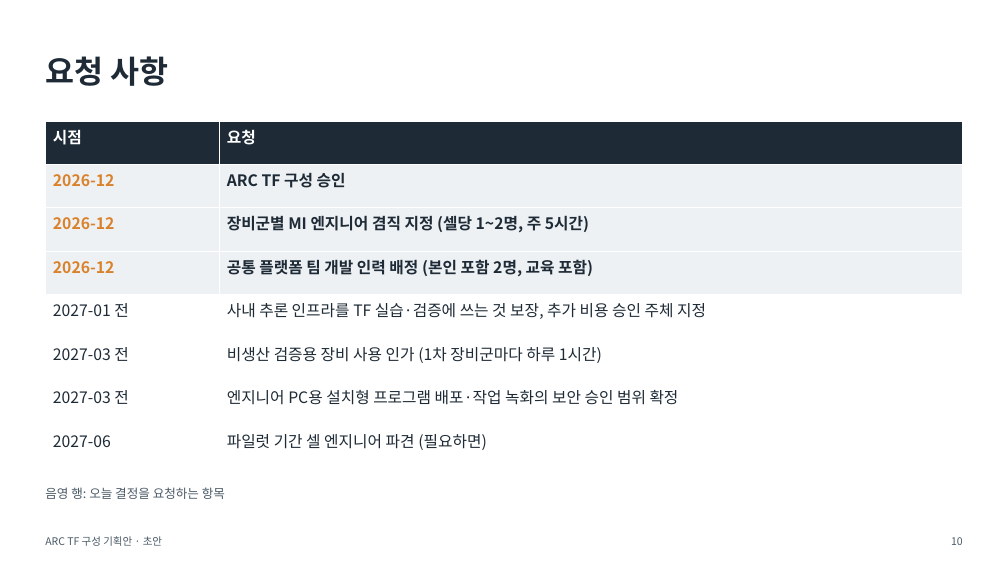
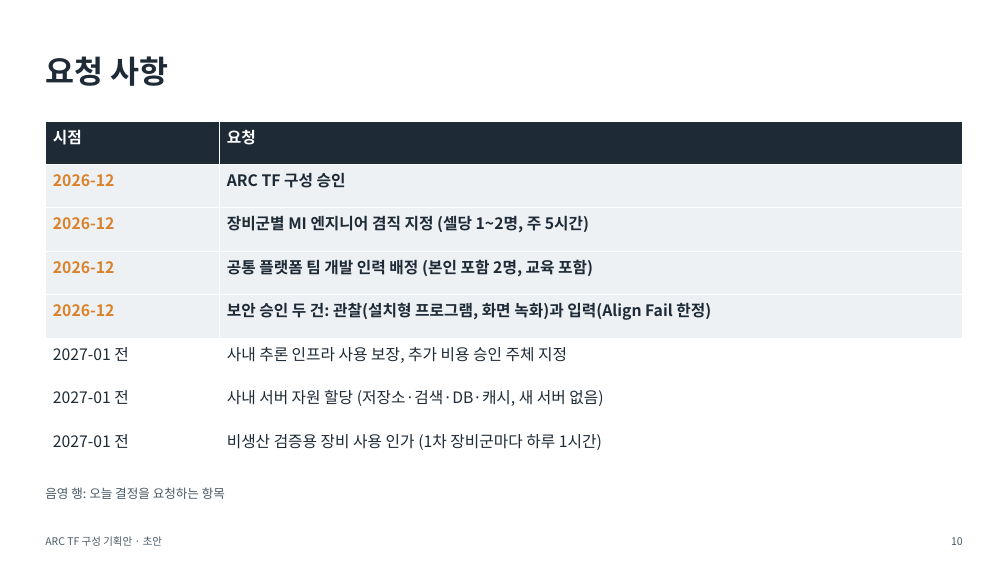
Before and after one commit to DarrenKoi/pm_notes, a slide deck: slide 10 of my-task/arc-tf/deliverables/arc-tf-proposal.pptx. Drawn at 1008x567 pixels with LibreOffice and Linux fonts; fonts in the diff are those of the drawing. Boxes give left, top, right and bottom in pixels: in the first picture for what was removed or moved away, otherwise in the second. Text is boxed around its words. In the diff, an @@ line names an element or a change of style, - is before the commit and + after.

```diff
--- a/my-task/arc-tf/deliverables/arc-tf-proposal.pptx
+++ b/my-task/arc-tf/deliverables/arc-tf-proposal.pptx
@@ table at (45,121,963,469) @@
-row 5, column 1: 2027-01 전
+row 5, column 1: 2026-12
-row 5, column 2: 사내 추론 인프라를 TF 실습·검증에 쓰는 것 보장, 추가 비용 승인 주체 지정
+row 5, column 2: 보안 승인 두 건: 관찰(설치형 프로그램, 화면 녹화)과 입력(Align Fail 한정)
-row 6, column 1: 2027-03 전
+row 6, column 1: 2027-01 전
-row 6, column 2: 비생산 검증용 장비 사용 인가 (1차 장비군마다 하루 1시간)
+row 6, column 2: 사내 추론 인프라 사용 보장, 추가 비용 승인 주체 지정
-row 7, column 1: 2027-03 전
+row 7, column 1: 2027-01 전
-row 7, column 2: 엔지니어 PC용 설치형 프로그램 배포·작업 녹화의 보안 승인 범위 확정
+row 7, column 2: 사내 서버 자원 할당 (저장소·검색·DB·캐시, 새 서버 없음)
-row 8, column 1: 2027-06
+row 8, column 1: 2027-01 전
-row 8, column 2: 파일럿 기간 셀 엔지니어 파견 (필요하면)
+row 8, column 2: 비생산 검증용 장비 사용 인가 (1차 장비군마다 하루 1시간)
@@ fill #FFFFFF to #EEF1F4 in row 5 @@
```
Also in this commit, not shown: 2 other slides changed, 10 other files.
